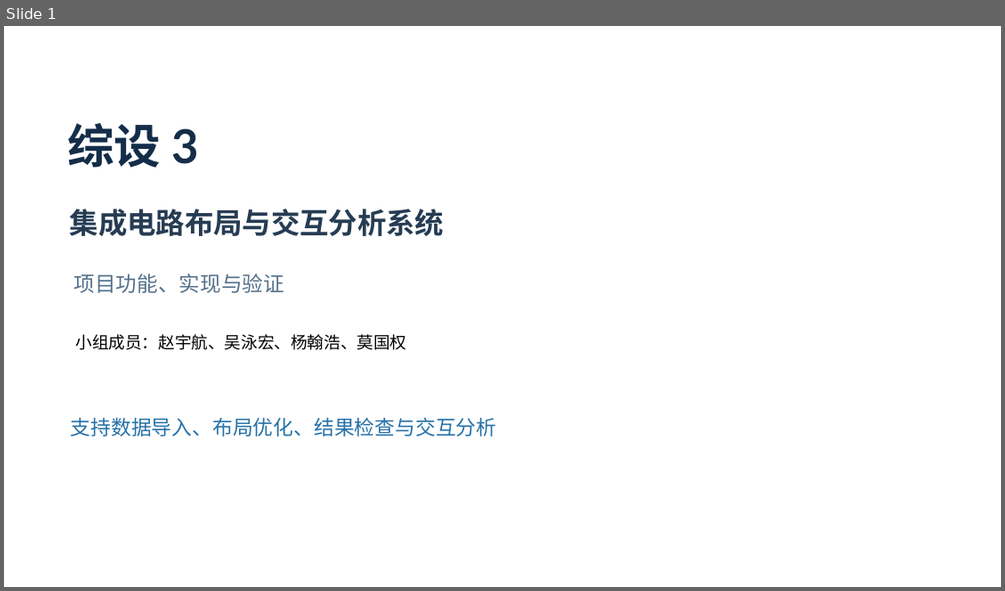
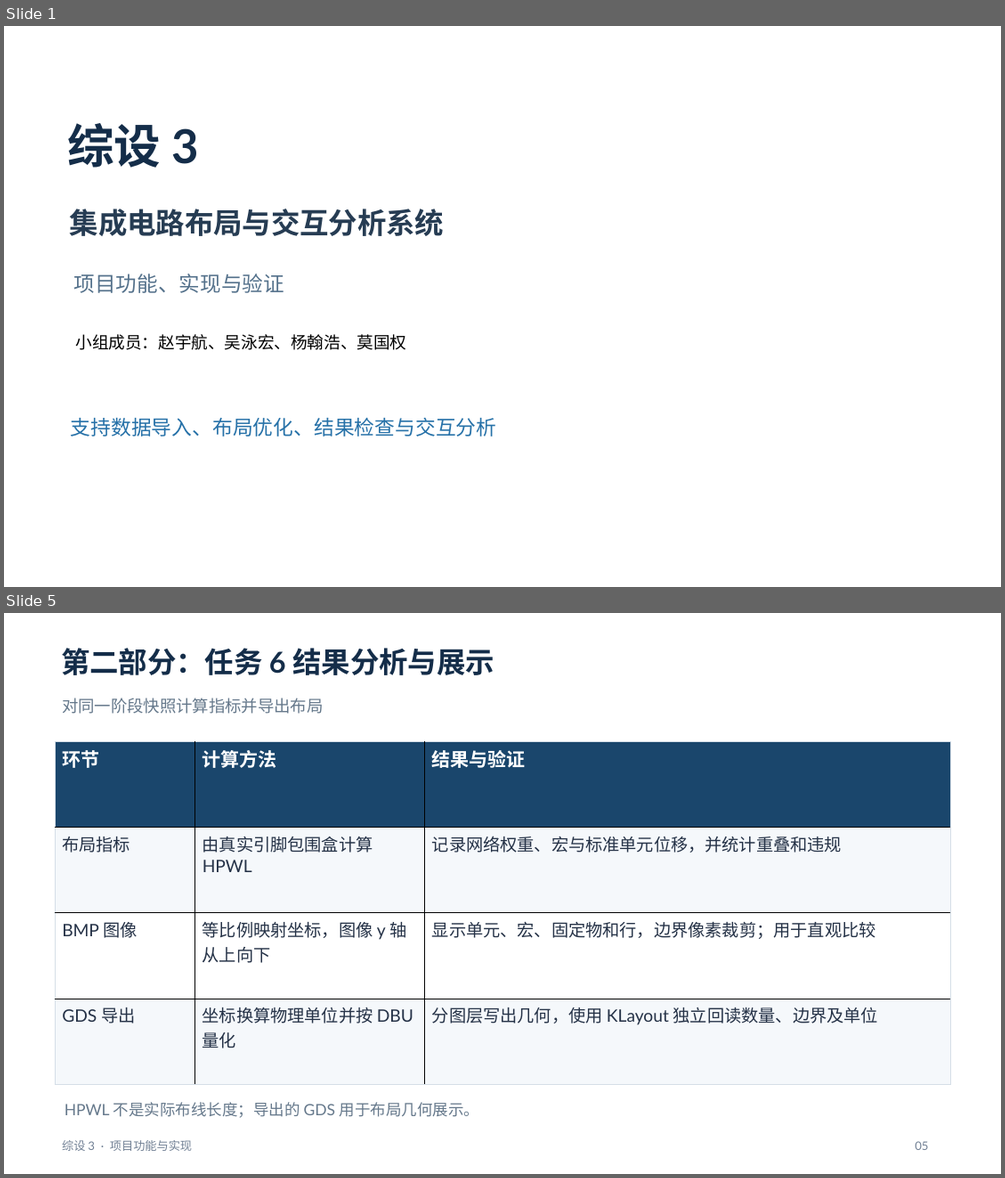
Before and after one commit to kamisato-funeki/ZS-3, a slide deck: docs/综设3-任务5至7汇报.pptx. Shown one above the other, each under a label of ours: slide 1 before the commit, slides 1 and 5 after it; the slides between them are not shown. The pictures are 1005x591 and 1005x1178 pixels, drawn with LibreOffice and Linux fonts; fonts in the diff are those of the drawing. Boxes give left, top, right and bottom in pixels: in the first picture for what was removed or moved away, otherwise in the second. Text is boxed around its words. In the diff, an @@ line names an element or a change of style, - is before the commit and + after.

```diff
--- a/docs/综设3-任务5至7汇报.pptx
+++ b/docs/综设3-任务5至7汇报.pptx
@@ slide 5 added at <box>4,613,1001,1174</box>, background #FFFFFF @@
@@ text added at <box>61,648,494,675</box>, 27.8 pt, text #142D49, bold @@
+第二部分：任务 6 结果分析与展示
@@ text added at <box>62,698,323,714</box>, 15.8 pt, text #65788B @@
+对同一阶段快照计算指标并导出布局
@@ table added at <box>55,742,951,1084</box>, 4 rows, 3 columns @@
+环节 | 计算方法 | 结果与验证
+布局指标 | 由真实引脚包围盒计算 HPWL | 记录网络权重、宏与标准单元位移，并统计重叠和违规
+BMP 图像 | 等比例映射坐标，图像 y 轴从上向下 | 显示单元、宏、固定物和行，边界像素裁剪；用于直观比较
+GDS 导出 | 坐标换算物理单位并按 DBU 量化 | 分图层写出几何，使用 KLayout 独立回读数量、边界及单位
@@ text added at <box>65,1102,479,1118</box>, 15 pt, text #65788B @@
+HPWL 不是实际布线长度；导出的 GDS 用于布局几何展示。
@@ text added at <box>62,1140,192,1151</box>, 11.2 pt, text #728195 @@
+综设 3 · 项目功能与实现
@@ text added at <box>914,1141,928,1150</box>, 11.2 pt, text #728195 @@
+05
```
Also in this commit, not shown: 6 slides changed, 2 other slides added.
